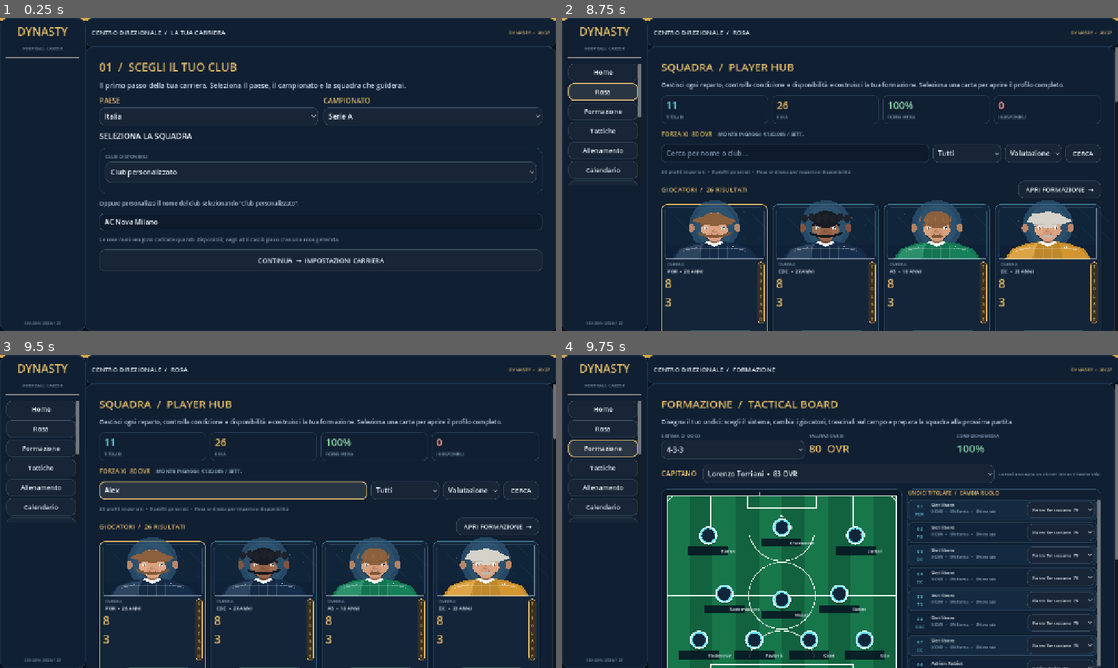
Above: before the commit, frames 1-4 (two rows, left to right).
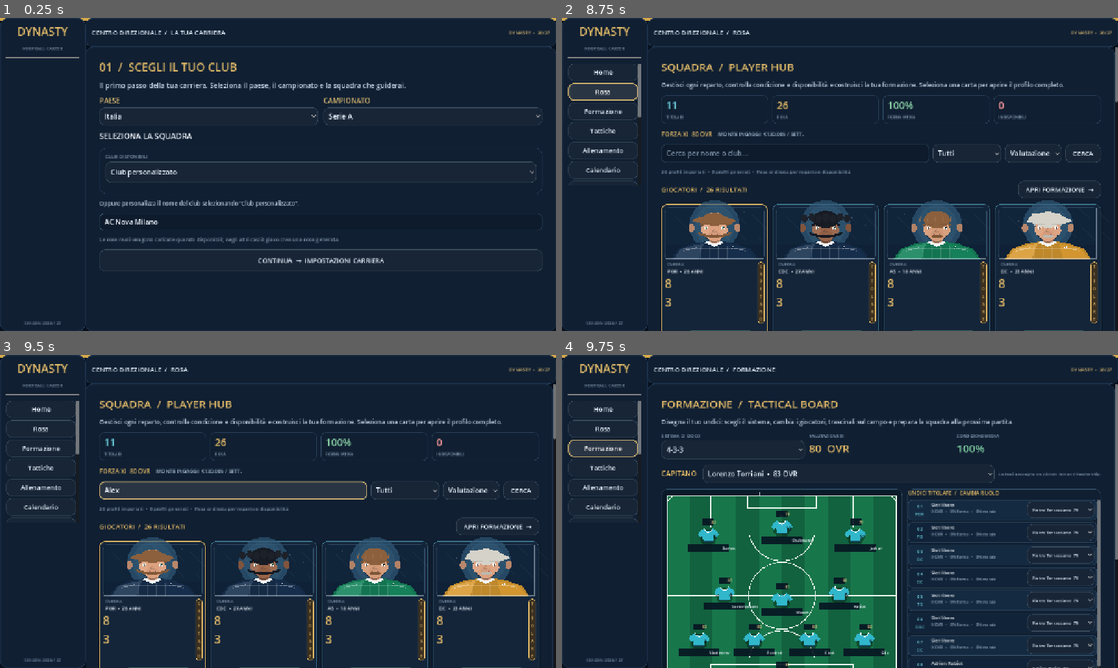
Above: after the commit, the same moments.

Repository: chat60216-debug/football-manager-
Game: Godot game, scene res://scenes/main.tscn
Same seed, same stepped clock (60 frames per second), same inputs: the game is played once before the commit and once after it.
Inputs (mouse positions are in pixels of both pictures, inside the frame that each line leads up to):
- Up to frame 1 (0.25 s): no input
- Up to frame 2 (8.75 s): click "Italia" at 0.5 s; click "Serie A" at 1.25 s; click "Club personalizzato" at 2 s; click "CONTINUA → IMPOSTAZIONI CARRI…" at 2.75 s; click "SSC Napoli" at 3.5 s; click "Italia" at 4.25 s; click "Serie A" at 5 s; click "CONTINUA → IMPOSTAZIONI CARRI…" at 5.75 s; click "INIZIA LA CARRIERA →" at 6.5 s; click "Home" at 7.25 s; click "Rosa" at 8 s
- Up to frame 3 (9.5 s): click (233, 489) at 8.77 s; type "Alex" at 8.85 s
- Up to frame 4 (9.75 s): click "Formazione" at 9.5 s

Frames 1-3 are identical in both runs. In frame 4, 3.8% of the frame differs, in the area x 21-59%, y 49-100%.

Commit message:
Improve tactical pitch player markers

Diff:
--- a/scripts/tactical_pitch.gd
+++ b/scripts/tactical_pitch.gd
@@ -95,25 +95,48 @@
 
 func _draw_player(center: Vector2, slot: int, player: Dictionary) -> void:
 	var selected := slot == selected_slot or slot == dragging_slot
-	var radius := 21.0 if selected else 18.0
-	# Drop shadow, luminous rim and shirt disc.
-	draw_circle(center + Vector2(0, 4), radius + 2, Color(0, 0, 0, 0.28))
-	draw_circle(center, radius + 3, GOLD if selected else Color("#d9f8ff"))
-	draw_circle(center, radius, Color("#f4fbff") if selected else ACCENT)
-	draw_circle(center, radius - 3, Color("#10263a"))
+	var rating := int(player.get("rating", 0))
+	var kit := Color("#31b7cb")
+	var trim := Color("#eaf7fb")
+	var shadow := Color(0, 0, 0, 0.34)
+	var pulse := GOLD if selected else Color("#8cecff")
+	# Soft drop shadow and selected halo.
+	draw_circle(center + Vector2(0, 5), 22 if selected else 19, shadow)
+	if selected:
+		draw_arc(center, 27, 0, TAU, 48, Color(GOLD, 0.78), 2.5)
+		draw_circle(center, 24, Color(GOLD, 0.10))
+	# Shirt silhouette instead of a flat marker disc.
+	var shirt := PackedVector2Array([
+		center + Vector2(-10, -16), center + Vector2(-19, -11),
+		center + Vector2(-24, -2), center + Vector2(-18, 4),
+		center + Vector2(-13, 0), center + Vector2(-12, 15),
+		center + Vector2(12, 15), center + Vector2(13, 0),
+		center + Vector2(18, 4), center + Vector2(24, -2),
+		center + Vector2(19, -11), center + Vector2(10, -16),
+		center + Vector2(6, -10), center + Vector2(-6, -10)
+	])
+	draw_colored_polygon(shirt, pulse if selected else kit)
+	draw_polyline(PackedVector2Array([
+		center + Vector2(-10, -16), center + Vector2(-6, -10),
+		center + Vector2(0, -7), center + Vector2(6, -10),
+		center + Vector2(10, -16)
+	]), trim, 1.8)
+	draw_rect(Rect2(center + Vector2(-12, 13), Vector2(24, 3)), Color("#0c2436", 0.72), true)
 	var number := str(player.get("number", slot + 1))
 	var font := ThemeDB.fallback_font
-	draw_string(font, center + Vector2(0, 5), number, HORIZONTAL_ALIGNMENT_CENTER, 34, 13, Color.WHITE)
+	draw_string(font, center + Vector2(0, 7), number, HORIZONTAL_ALIGNMENT_CENTER, 30, 12, Color("#071522"))
 	var full_name := str(player.get("name", "Giocatore " + str(slot + 1)))
 	var words := full_name.split(" ")
 	var short_name := str(words[words.size() - 1]) if not words.is_empty() else full_name
-	if short_name.length() > 13:
-		short_name = short_name.substr(0, 12) + "…"
-	var label_width := 92.0
-	var label_rect := Rect2(center + Vector2(-label_width * 0.5, 25), Vector2(label_width, 19))
-	draw_rect(label_rect, Color("#071522", 0.88), true)
-	draw_string(font, center + Vector2(0, 39), short_name, HORIZONTAL_ALIGNMENT_CENTER, label_width, 10, Color("#f4f8ff"))
-
+	if short_name.length() > 12:
+		short_name = short_name.substr(0, 11) + "…"
+	var label_width := 94.0
+	var label_rect := Rect2(center + Vector2(-label_width * 0.5, 20), Vector2(label_width, 17))
+	draw_rect(label_rect, Color("#071522", 0.91), true)
+	draw_string(font, center + Vector2(0, 33), short_name, HORIZONTAL_ALIGNMENT_CENTER, label_width, 9, Color("#f4f8ff"))
+	var rating_text := str(rating)
+	draw_rect(Rect2(center + Vector2(-13, -38), Vector2(26, 15)), Color("#071522", 0.92), true)
+	draw_string(font, center + Vector2(0, -27), rating_text, HORIZONTAL_ALIGNMENT_CENTER, 26, 9, Color("#f5d98c"))
 func _draw() -> void:
 	var area := Rect2(Vector2(12, 14), Vector2(maxf(0, size.x - 24), maxf(0, size.y - 28)))
 	_draw_pitch(area)
